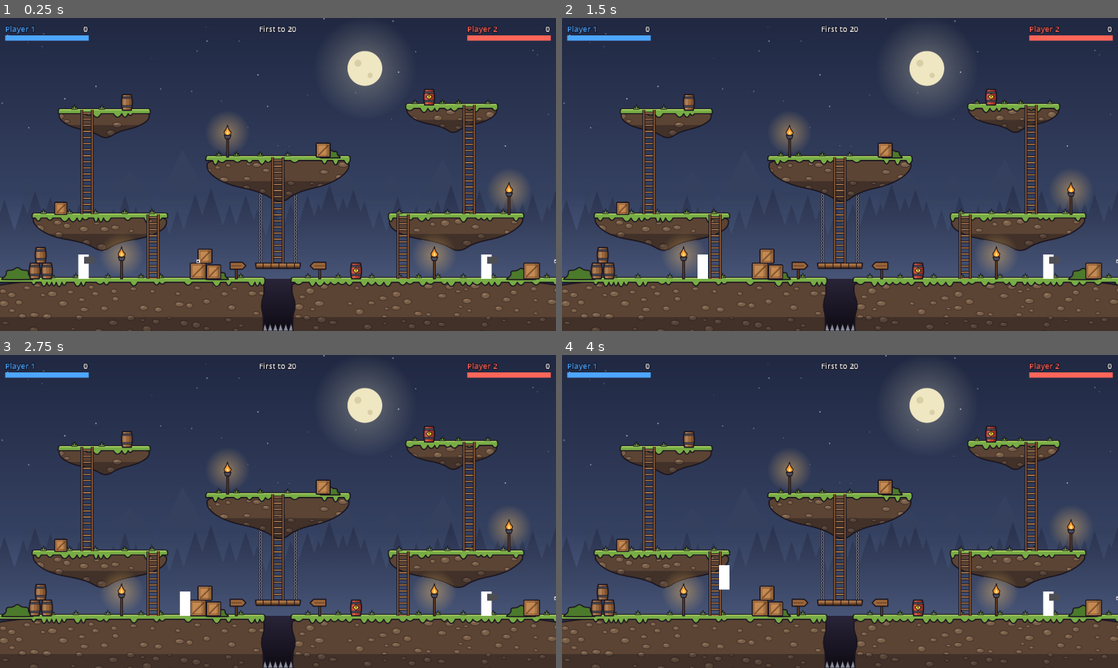
Above: before the commit, frames 1-4 (two rows, left to right).
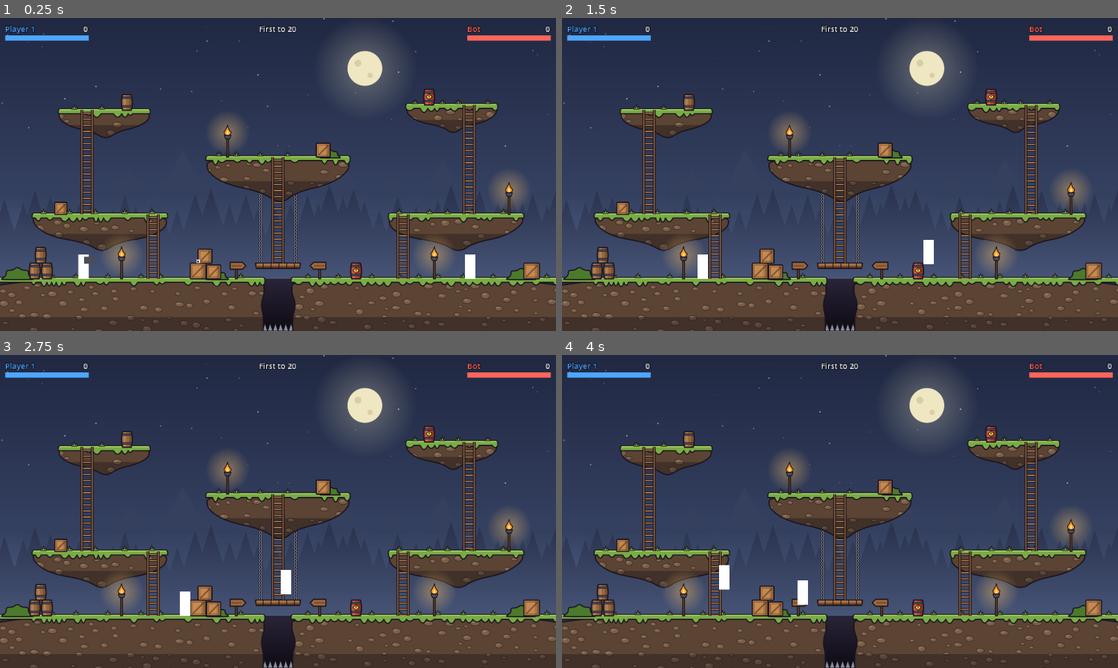
Above: after the commit, the same moments.

Repository: oplosy/fable
Game: Godot game, scene res://scenes/main.tscn
Two runs of this game, one before a commit and one after it. Both use one fixed random seed, a clock stepped at 60 frames per second and the inputs below.
Inputs (mouse positions are in pixels of both pictures, inside the frame that each line leads up to):
- Up to frame 1 (0.25 s): no input
- Up to frame 2 (1.5 s): tap Enter at 0.5 s; move the mouse to (962, 158) at 0.52 s; hold D (p1_right) 0.53-1.28 s; tap J (p1_attack) at 0.6 s; click (962, 158) at 0.67 s; tap Space (p1_jump) at 0.77 s; move the mouse to (728, 190) at 1.27 s; hold S (p1_down) from 1.28 s (still down); tap 1 (p1_slot_1) at 1.35 s
- Up to frame 3 (2.75 s): tap Space (p1_jump) at 1.52 s; move the mouse to (333, 442) at 2.02 s; release S (p1_down) at 2.03 s; hold D (p1_right) from 2.03 s (still down); tap 2 (p1_slot_2) at 2.1 s
- Up to frame 4 (4 s): move the mouse to (812, 574) at 2.77 s; release D (p1_right) at 2.78 s; hold W (p1_up) 2.78-3.53 s; tap 3 (p1_slot_3) at 2.85 s; click (812, 574) at 2.92 s; tap Space (p1_jump) at 3.02, 3.5, 3.77 s; move the mouse to (1006, 558) at 3.52 s; hold A (p1_left) from 3.53 s (still down); tap 4 (p1_slot_4) at 3.6 s

The runs differ from the first frame. In frame 1, 0.4% of the frame differs, in the area x 83-100%, y 2-84%; in frame 2, 0.4%; in frame 3, 0.4%; in frame 4, 0.4%.

Commit message:
Make player 2 a bot in the main scene

Diff:
--- a/scenes/main.gd
+++ b/scenes/main.gd
@@ -4,6 +4,8 @@
 @export var fighter_scene: PackedScene
 ## One character per local player; player N uses the pN_ actions and the Nth spawn point.
 @export var characters: Array[CharacterData] = []
+## Indexes into `characters` played by the computer; the rest read their keys.
+@export var bot_players: Array[int] = []
 ## Every fighter starts the match with this firearm.
 @export var starting_weapon: WeaponData
 ## Every fighter starts the match with this throwable, as many as its `count`.
@@ -37,7 +39,7 @@
 	mode.match_ended.connect(_on_match_ended)
 	hud = Hud.new()
 	add_child(hud)
-	hud.setup(mode)
+	hud.setup(mode, _player_names())
 	for index in characters.size():
 		_spawn_player(index)
 
@@ -58,10 +60,23 @@
 	window.content_scale_stretch = Window.CONTENT_SCALE_STRETCH_INTEGER if fits else Window.CONTENT_SCALE_STRETCH_FRACTIONAL
 
 
+func _player_names() -> Array[String]:
+	var names: Array[String] = []
+	for index in characters.size():
+		names.append("Bot" if index in bot_players else "Player %d" % (index + 1))
+	return names
+
+
+func _new_controller(index: int) -> FighterController:
+	if index in bot_players:
+		return BotController.new()
+	var local := LocalController.new()
+	local.prefix = "p%d_" % (index + 1)
+	return local
+
+
 func _spawn_player(index: int) -> void:
-	var controller := LocalController.new()
-	controller.prefix = "p%d_" % (index + 1)
-	var spawned := _spawn_fighter(characters[index], controller, index)
+	var spawned := _spawn_fighter(characters[index], _new_controller(index), index)
 	if starting_weapon:
 		spawned.inventory.equip_firearm(starting_weapon)
 	if starting_throwable:
--- a/scenes/main.tscn
+++ b/scenes/main.tscn
@@ -14,5 +14,6 @@
 arena_scene = ExtResource("2_arena")
 fighter_scene = ExtResource("3_fighter")
 characters = Array[ExtResource("7_data")]([ExtResource("4_character"), ExtResource("6_dummy")])
+bot_players = Array[int]([1])
 starting_weapon = ExtResource("5_pistol")
 starting_throwable = ExtResource("8_grenade")
--- a/scenes/ui/hud.gd
+++ b/scenes/ui/hud.gd
@@ -17,10 +17,13 @@
 var _goal: Label
 var _result: PanelContainer
 var _winner: Label
+var _names: Array[String] = []
 
 
-## Builds the screen for `mode`'s players. Call it once, before following any fighter.
-func setup(mode: Deathmatch) -> void:
+## Builds the screen for `mode`'s players, one name each. Call it once, before following
+## any fighter.
+func setup(mode: Deathmatch, names: Array[String]) -> void:
+	_names = names
 	layer = 5
 	scale = Vector2.ONE * UI_SCALE
 	var screen := Control.new()
@@ -77,7 +80,7 @@
 	panel.add_theme_constant_override("separation", 1)
 	var head := HBoxContainer.new()
 	panel.add_child(head)
-	var name_label := _label("Player %d" % (player + 1))
+	var name_label := _label(_names[player])
 	name_label.size_flags_horizontal = Control.SIZE_EXPAND_FILL
 	name_label.add_theme_color_override("font_color", PLAYER_COLOURS[player])
 	head.add_child(name_label)
@@ -136,6 +139,6 @@
 
 
 func _show_winner(winner: int) -> void:
-	_winner.text = "Player %d wins!" % (winner + 1)
+	_winner.text = "%s wins!" % _names[winner]
 	_winner.add_theme_color_override("font_color", PLAYER_COLOURS[winner])
 	_result.visible = true
--- a/tests/test_deathmatch.gd
+++ b/tests/test_deathmatch.gd
@@ -11,6 +11,7 @@
 	_check_rules()
 	var main: Node = load("res://scenes/main.tscn").instantiate()
 	main.arena_scene = load("res://scenes/arenas/test_arena.tscn")
+	main.bot_players.clear()
 	root.add_child(main)
 	current_scene = main
 	await physics_frames(10)
--- a/tests/test_fighter.gd
+++ b/tests/test_fighter.gd
@@ -6,6 +6,7 @@
 	var main: Node = load("res://scenes/main.tscn").instantiate()
 	# The checks rely on the test arena's flat floor, walls and open line of fire.
 	main.arena_scene = load("res://scenes/arenas/test_arena.tscn")
+	main.bot_players.clear()
 	root.add_child(main)
 	await physics_frames(30)
 	var fighter: Fighter = main.players[0]
--- a/tests/test_main.gd
+++ b/tests/test_main.gd
@@ -6,6 +6,7 @@
 	var main: Node = load("res://scenes/main.tscn").instantiate()
 	# The checks rely on the test arena's flat floor, walls and open line of fire.
 	main.arena_scene = load("res://scenes/arenas/test_arena.tscn")
+	main.bot_players.clear()
 	root.add_child(main)
 	await physics_frames(30)
 	var p1: Fighter = main.players[0]
